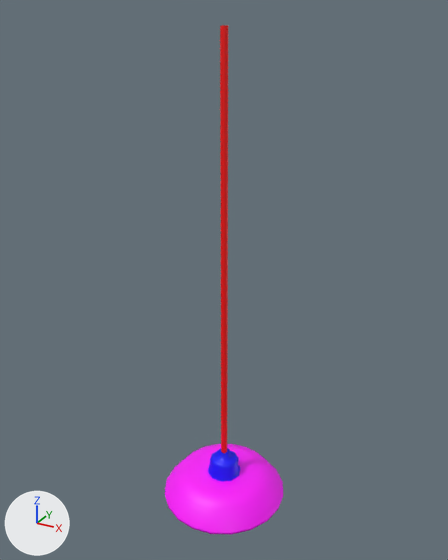
The FBX model Assets/_/Project/Art/Models/Environment/SM_Luminus.fbx as it was, and as the next commit left it.
One viewpoint serves both versions: a 50 mm lens placed at (0.67, -3.62, 9.23), pointed at (-0.51, -1.47, 8.16). Arrows for +X, +Y and +Z are at lower left; the lights stay in place. The older version comes first. Where no turn or scale is listed for an object, it has been applied to the vertices.

The scene before the commit, as lines of its bpy script (objects in view):
```python
me_mesh = bpy.data.meshes.new('Mesh')
me_mesh.from_pydata(...)  # 286 vertices, 282 faces; spans x -0.3..0.3, y -0.3..0.3, z -1.08..1.08
# faces by material slot: [8, 70, 140, 64]
me_mesh.materials.append(mat_m_cable)  # red #ff0000
me_mesh.materials.append(mat_m_socle)  # blue #0000ff
me_mesh.materials.append(mat_m_abatjour)  # pink #ff00ff
me_mesh.materials.append(mat_ampoule)  # yellow #ffff00
ob_sd_lampe = bpy.data.objects.new('SD_Lampe', me_mesh)
ob_sd_lampe.location = (-0.5, -1.492, 8.096)
```
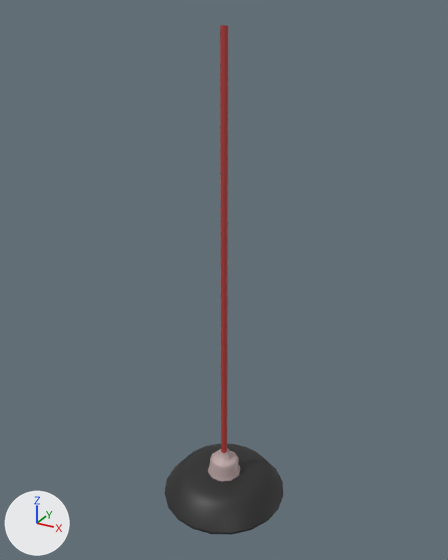
Changed parts and their boxes [x1, y1, x2, y2] in the pictures (448 x 560 px):
```json
{"object": "SD_Lampe", "change": "recoloured, surface changed", "before": [165, 25, 283, 534], "after": [165, 25, 283, 534], "on screen": "darker"}
{"part": 1, "of": "me_mesh", "change": "recoloured", "before": [220, 25, 228, 453], "after": [220, 25, 228, 453]}
{"part": 2, "of": "me_mesh", "change": "recoloured", "before": [208, 448, 240, 481], "after": [208, 448, 240, 481], "on screen": "blue to grey"}
{"part": 3, "of": "me_mesh", "change": "recoloured", "before": [165, 444, 283, 534], "after": [165, 444, 283, 534], "on screen": "pink to black"}
{"part": 4, "of": "me_mesh", "change": "surface changed", "before": [165, 25, 283, 534], "after": [165, 25, 283, 534], "on screen": "darker"}
```

The change, as JSON lines over the scene's bpy script:
```json
{"op": "add", "block": "img_t_lampe_png", "code": ["img_t_lampe_png = load_image('T_Lampe.png', '../../Texture/T_Lampe.png', 8, 8, 'sRGB')"]}
{"op": "add", "block": "mat_m_lampe", "code": ["mat_m_lampe = principled_material('M_Lampe')", "mat_m_lampe.texture = img_t_lampe_png"]}
{"block": "me_mesh", "where": "me_mesh.from_pydata(...)  # 286 vertices, 282 faces; spans x -0.3..0.3, y -0.3..0.3, z -1.08..1.08"}
{"block": "me_mesh", "where": "# used by ob_sd_lampe; location = (-0.5, -1.492, 8.096)"}
{"block": "me_mesh", "change": "me_mesh part 1: all 8 faces that had it switch from mat_m_cable (red #ff0000) to mat_m_lampe (picture img_t_lampe_png)"}
{"block": "me_mesh", "change": "me_mesh part 2: all 70 faces that had it switch from mat_m_socle (blue #0000ff) to mat_m_lampe (picture img_t_lampe_png)"}
{"block": "me_mesh", "change": "me_mesh part 3: all 140 faces that had it switch from mat_m_abatjour (pink #ff00ff) to mat_m_lampe (picture img_t_lampe_png)"}
{"block": "me_mesh", "change": "me_mesh part 4: texture (UV) coordinates of 282 of 282 faces, centred in x -0.29..0.29, y -0.29..0.29, z -1.07..0.12, changed; they spanned u 0.0..1.0, v 0.0..1.0 and now span u 0.05..0.08, v 0.55..0.93"}
```
